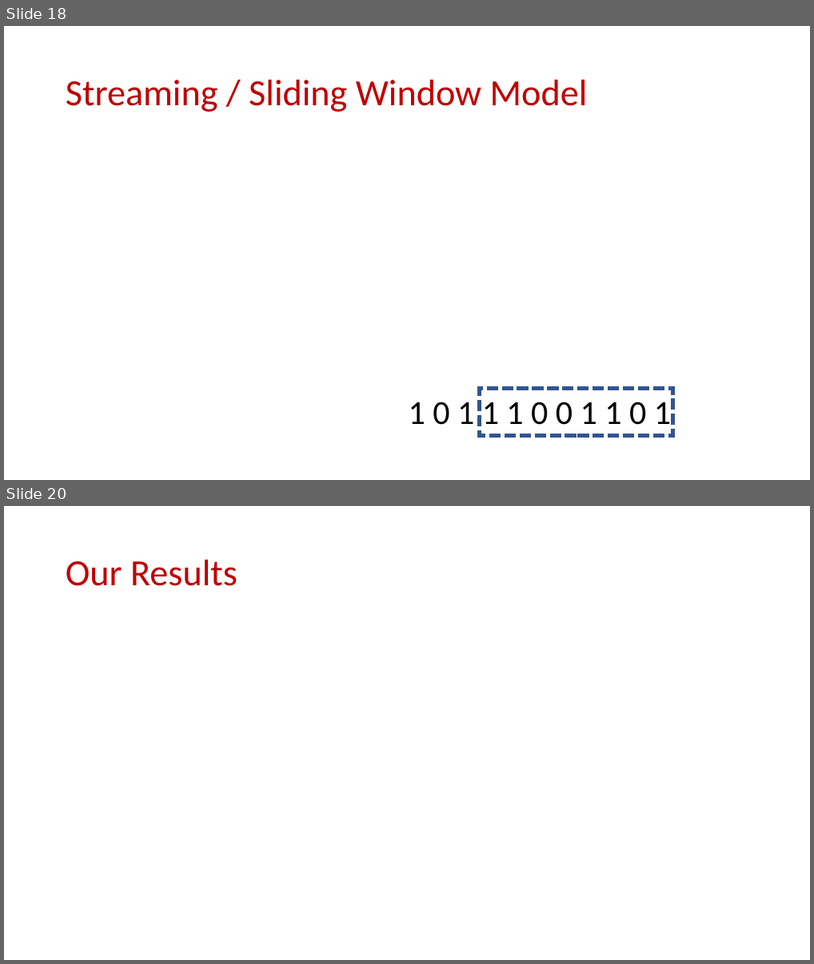
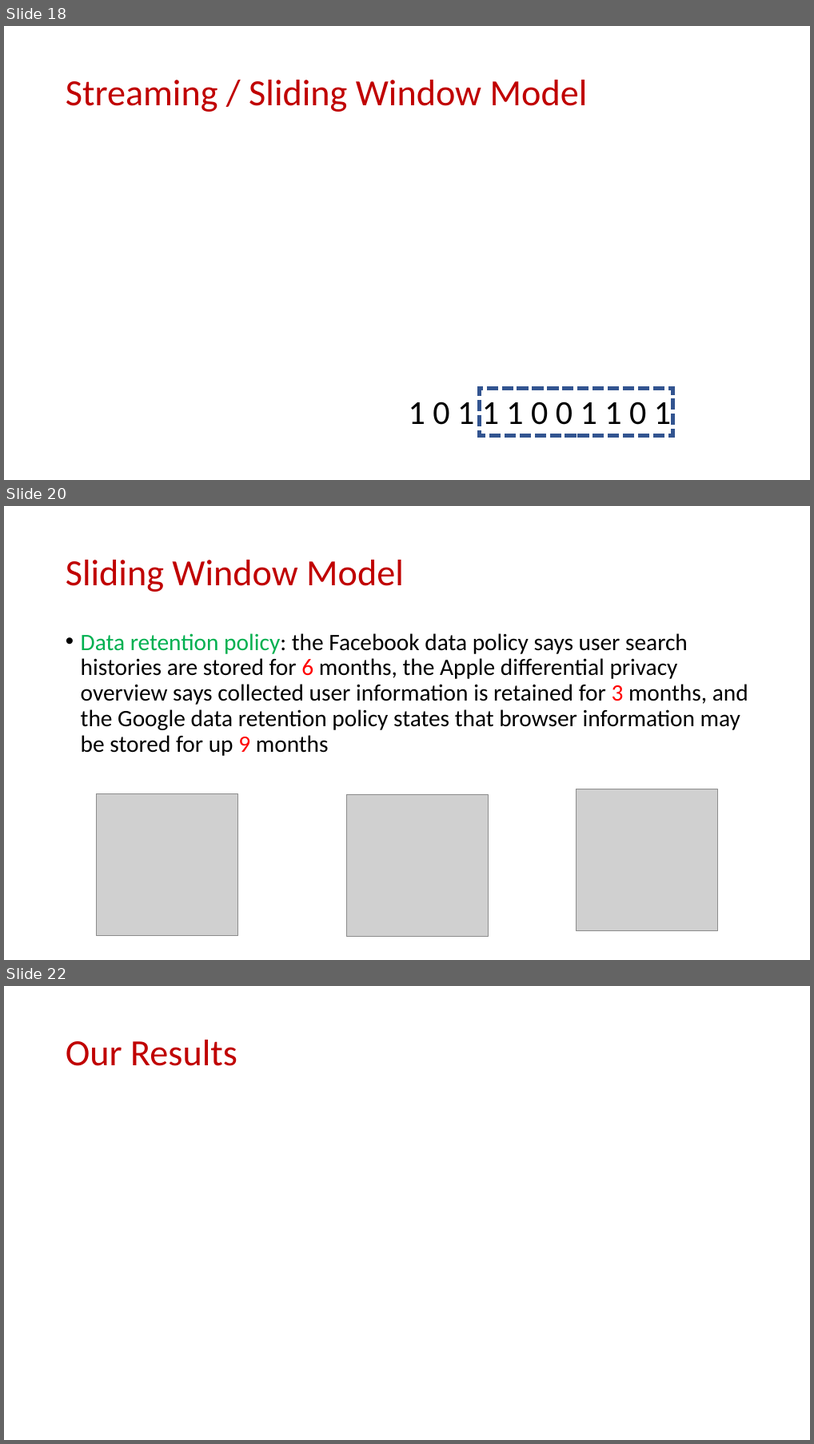
Before and after one commit to samsonzhou/samsonzhou.github.io, a slide deck: other-talks/Near-Optimal k-Clustering in the Sliding Window Model.pptx. Shown one above the other, each under a label of ours: slides 18 and 20 before the commit, slides 18, 20 and 22 after it; the slides between them are not shown. The pictures are 814x964 and 814x1444 pixels, drawn with LibreOffice and Linux fonts; fonts in the diff are those of the drawing; grey boxes stand for pictures. Boxes give left, top, right and bottom in pixels: in the first picture for what was removed or moved away, otherwise in the second. Text is boxed around its words. In the diff, an @@ line names an element or a change of style, - is before the commit and + after.

```diff
--- a/other-talks/Near-Optimal k-Clustering in the Sliding Window Model.pptx
+++ b/other-talks/Near-Optimal k-Clustering in the Sliding Window Model.pptx
@@ slide 20 added at [4, 506, 810, 960], background #FFFFFF @@
@@ title added at [66, 560, 404, 592], 44 pt, text #C00000 @@
+Sliding Window Model
@@ text added at [81, 633, 749, 756], 28 pt, text #000000 @@
+• Data retention policy: the Facebook data policy says user search histories are stored for 6 months, the Apple differential privacy overview says collected user information is retained for 3 months, and the Google data retention policy states that browser information may be stored for up 9 months
@@ picture added at [576, 789, 718, 931] @@
@@ picture added at [97, 794, 238, 936] @@
@@ picture added at [347, 794, 489, 936] @@
@@ what was slide 20 is now slide 22 @@
```
Also in this commit, not shown: 21 other slides added, 1 other file.
